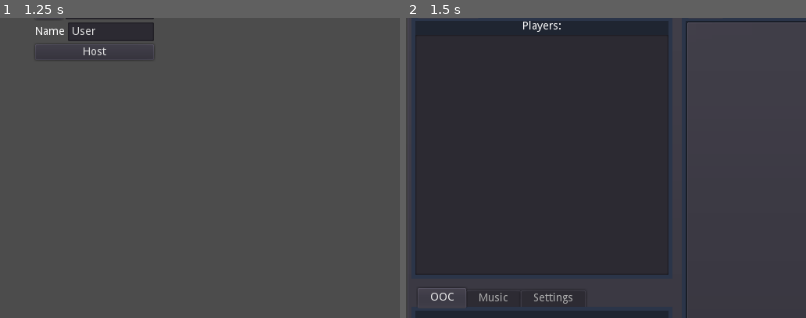
Above: before the commit, frames 1-2 (left to right).
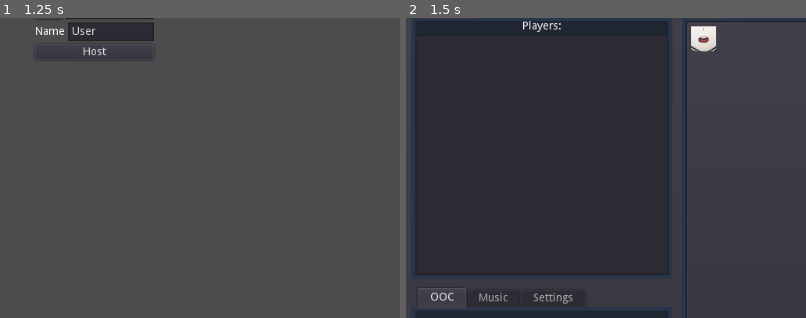
Above: after the commit, the same moments.

Repository: Crystalwarrior/GodotAO
Game: Godot game, scene res://MainMenu.tscn
Same seed, same stepped clock (60 frames per second), same inputs: the game is played once before the commit and once after it. The engine's default icon, where the game draws it, is replaced by a stand-in: a white triangle on a blue panel in a dark square. Sound files missing from this copy of the repository are replaced by a short silence.
Inputs:
- Up to frame 1 (1.25 s): tap Enter at 0.5 s
- Up to frame 2 (1.5 s): click "Host" at 1.25 s
The pictures show only the part of the screen within x 0-50%, y 7-57%; the shares and areas given below are measured in that part.

Frame 1 is identical in both runs. In frame 2, 0.5% of the frame differs, in the area x 71-78%, y 2-12%.
Error in both runs: Unable to iterate on object of type 'Nil'. (res://CharacterMenu.gd:9)

Commit message:
add lipflaps testing do some tests etc.

Diff:
--- a/ChatRoom.gd
+++ b/ChatRoom.gd
@@ -13,7 +13,7 @@
 signal ic_name(nick)
 signal ic_message(msg, color, additive)
 signal ic_logs(msg)
-signal ic_character(resource, stretch)
+signal ic_character(character, resource, stretch)
 signal ic_background(resource)
 signal clients_changed(array)
 signal character_changed(character)
@@ -120,7 +120,7 @@
 		showname = character["name"]
 		var emote = characters.get_char_emote(char_idx, emote_index)
 		if emote:
-			emit_signal("ic_character", emote["file"], emote["stretch"])
+			emit_signal("ic_character", emote, emote["file"], emote["stretch"])
 		else:
 			emit_signal("ic_character", characters.missing, false)
 
--- a/ChatRoom.tscn
+++ b/ChatRoom.tscn
@@ -19,11 +19,12 @@
 [ext_resource path="res://URLBox.gd" type="Script" id=17]
 [ext_resource path="res://Settings.gd" type="Script" id=18]
 [ext_resource path="res://View.gd" type="Script" id=19]
-[ext_resource path="res://Say.gd" type="Script" id=20]
-[ext_resource path="res://res/sounds/blip-female.wav" type="AudioStream" id=21]
-[ext_resource path="res://Options.gd" type="Script" id=22]
-[ext_resource path="res://icon.png" type="Texture" id=23]
-[ext_resource path="res://Emotes.gd" type="Script" id=24]
+[ext_resource path="res://Celestia_1.png" type="Texture" id=20]
+[ext_resource path="res://Say.gd" type="Script" id=21]
+[ext_resource path="res://res/sounds/blip-female.wav" type="AudioStream" id=22]
+[ext_resource path="res://Options.gd" type="Script" id=23]
+[ext_resource path="res://icon.png" type="Texture" id=24]
+[ext_resource path="res://Emotes.gd" type="Script" id=25]
 
 [sub_resource type="StyleBoxFlat" id=1]
 bg_color = Color( 0.0196078, 0.101961, 0.176471, 0.588235 )
@@ -69,7 +70,6 @@
 margin_bottom = 761.0
 
 [node name="Top" type="HBoxContainer" parent="PanelContainer/MainWindow"]
-editor/display_folded = true
 margin_right = 1010.0
 margin_bottom = 20.0
 
@@ -128,6 +128,7 @@
 size_flags_vertical = 3
 
 [node name="Left" type="VSplitContainer" parent="PanelContainer/MainWindow/MainView"]
+editor/display_folded = true
 margin_right = 334.0
 margin_bottom = 730.0
 size_flags_horizontal = 3
@@ -145,7 +146,6 @@
 
 [node name="Players" type="VBoxContainer" parent="PanelContainer/MainWindow/MainView/Left/Info"]
 editor/display_folded = true
-visible = false
 anchor_right = 1.0
 anchor_bottom = 1.0
 margin_left = 5.0
@@ -200,6 +200,7 @@
 selection_enabled = true
 
 [node name="Location" type="VBoxContainer" parent="PanelContainer/MainWindow/MainView/Left/Info"]
+visible = false
 anchor_right = 1.0
 anchor_bottom = 1.0
 margin_left = 5.0
@@ -209,7 +210,6 @@
 script = ExtResource( 14 )
 
 [node name="BackgroundBox" type="HBoxContainer" parent="PanelContainer/MainWindow/MainView/Left/Info/Location"]
-editor/display_folded = true
 margin_right = 324.0
 margin_bottom = 20.0
 
@@ -224,11 +224,10 @@
 margin_right = 324.0
 margin_bottom = 20.0
 size_flags_horizontal = 3
-text = "gay"
+text = "None"
 clip_text = true
 
 [node name="PositionBox" type="HBoxContainer" parent="PanelContainer/MainWindow/MainView/Left/Info/Location"]
-editor/display_folded = true
 margin_top = 24.0
 margin_right = 324.0
 margin_bottom = 44.0
@@ -244,7 +243,7 @@
 margin_right = 324.0
 margin_bottom = 20.0
 size_flags_horizontal = 3
-text = "Haha look at my panty"
+text = "None"
 clip_text = true
 
 [node name="Players2" type="VBoxContainer" parent="PanelContainer/MainWindow/MainView/Left/Info/Location"]
@@ -479,14 +478,12 @@
 ticks_on_borders = true
 
 [node name="Right" type="VSplitContainer" parent="PanelContainer/MainWindow/MainView"]
-editor/display_folded = true
 margin_left = 346.0
 margin_right = 1010.0
 margin_bottom = 730.0
 size_flags_horizontal = 3
 
 [node name="Info3" type="TabContainer" parent="PanelContainer/MainWindow/MainView/Right"]
-editor/display_folded = true
 margin_right = 664.0
 margin_bottom = 528.0
 size_flags_horizontal = 3
@@ -528,6 +525,12 @@
 anchor_bottom = 1.0
 expand = true
 stretch_mode = 6
+
+[node name="flap" type="Sprite" parent="PanelContainer/MainWindow/MainView/Right/Info3/IC/View"]
+texture = ExtResource( 20 )
+centered = false
+vframes = 3
+hframes = 3
 
 [node name="Say" type="VBoxContainer" parent="PanelContainer/MainWindow/MainView/Right/Info3/IC"]
 margin_left = 7.0
@@ -546,7 +549,6 @@
 custom_constants/separation = 0
 
 [node name="Name" type="PanelContainer" parent="PanelContainer/MainWindow/MainView/Right/Info3/IC/Say/Box"]
-editor/display_folded = true
 margin_right = 60.0
 margin_bottom = 28.0
 rect_min_size = Vector2( 60, 28 )
@@ -560,7 +562,6 @@
 margin_bottom = 21.0
 
 [node name="Display" type="Panel" parent="PanelContainer/MainWindow/MainView/Right/Info3/IC/Say/Box"]
-editor/display_folded = true
 margin_top = 28.0
 margin_right = 640.0
 margin_bottom = 138.0
@@ -651,13 +652,12 @@
 margin_right = 654.0
 margin_bottom = 156.0
 size_flags_vertical = 3
-items = [ "Emote", ExtResource( 23 ), false, "Item 1", ExtResource( 23 ), false, "Item 2", ExtResource( 23 ), false, "Item 3", ExtResource( 23 ), false, "Item 4", ExtResource( 23 ), false, "Item 5", ExtResource( 23 ), false, "Item 6", ExtResource( 23 ), false, "Item 7", ExtResource( 23 ), false, "Item 8", ExtResource( 23 ), false, "Item 9", ExtResource( 23 ), false, "Item 10", ExtResource( 23 ), false, "Item 11", ExtResource( 23 ), false, "Item 12", ExtResource( 23 ), false, "Item 13", ExtResource( 23 ), false, "Item 14", ExtResource( 23 ), false ]
+items = [ "Emote", ExtResource( 24 ), false, "Item 1", ExtResource( 24 ), false, "Item 2", ExtResource( 24 ), false, "Item 3", ExtResource( 24 ), false, "Item 4", ExtResource( 24 ), false, "Item 5", ExtResource( 24 ), false, "Item 6", ExtResource( 24 ), false, "Item 7", ExtResource( 24 ), false, "Item 8", ExtResource( 24 ), false, "Item 9", ExtResource( 24 ), false, "Item 10", ExtResource( 24 ), false, "Item 11", ExtResource( 24 ), false, "Item 12", ExtResource( 24 ), false, "Item 13", ExtResource( 24 ), false, "Item 14", ExtResource( 24 ), false ]
 max_columns = 16
 same_column_width = true
 icon_mode = 0
 fixed_icon_size = Vector2( 64, 64 )
-script = ExtResource( 24 )
-
+script = ExtResource( 25 )
 [connection signal="character_changed" from="." to="PanelContainer/MainWindow/MainView/Right/Info4/Emotes/Emotes" method="_on_Main_character_changed"]
 [connection signal="clients_changed" from="." to="PanelContainer/MainWindow/MainView/Left/Info/Players" method="_on_Main_clients_changed"]
 [connection signal="ic_background" from="." to="PanelContainer/MainWindow/MainView/Right/Info3/IC/View" method="_on_Main_ic_background"]
@@ -684,6 +684,7 @@
 [connection signal="value_changed" from="PanelContainer/MainWindow/MainView/Left/Info2/Settings/VolumeSFX/Slider" to="PanelContainer/MainWindow/MainView/Left/Info2/Settings" method="_on_SFX_value_changed"]
 [connection signal="value_changed" from="PanelContainer/MainWindow/MainView/Left/Info2/Settings/VolumeMusic/Slider" to="PanelContainer/MainWindow/MainView/Left/Info2/Settings" method="_on_Music_value_changed"]
 [connection signal="value_changed" from="PanelContainer/MainWindow/MainView/Left/Info2/Settings/TextSpeed/Slider" to="PanelContainer/MainWindow/MainView/Left/Info2/Settings" method="_on_TextSpeed_value_changed"]
+[connection signal="flap" from="PanelContainer/MainWindow/MainView/Right/Info3/IC/Say" to="PanelContainer/MainWindow/MainView/Right/Info3/IC/View" method="_on_Say_flap"]
 [connection signal="message_sent" from="PanelContainer/MainWindow/MainView/Right/Info3/IC/Say" to="." method="send_ic_message"]
 [connection signal="text_entered" from="PanelContainer/MainWindow/MainView/Right/Info3/IC/Say/Input" to="PanelContainer/MainWindow/MainView/Right/Info3/IC/Say" method="_on_Input_text_entered"]
 [connection signal="additive_text" from="PanelContainer/MainWindow/MainView/Right/Info4/Emotes/ScrollContainer/Options" to="." method="_on_Options_additive_text"]
--- /dev/null
+++ b/GraphEdit.gd
@@ -0,0 +1,4 @@
+extends GraphEdit
+
+func _ready():
+	pass
--- a/MainMenu.tscn
+++ b/MainMenu.tscn
@@ -10,6 +10,7 @@
 }
 
 [node name="Login" type="VBoxContainer" parent="."]
+editor/display_folded = true
 margin_left = 45.0
 margin_top = 34.0
 margin_right = 197.0
@@ -56,7 +57,6 @@
 margin_right = 152.0
 margin_bottom = 76.0
 text = "Host"
-
 [connection signal="pressed" from="Login/JoinBox/JoinButton" to="Login" method="_on_JoinButton_pressed"]
 [connection signal="text_changed" from="Login/JoinBox/IPEntry" to="Login" method="_on_IPEntry_text_changed"]
 [connection signal="text_entered" from="Login/JoinBox/IPEntry" to="Login" method="_on_IPEntry_text_entered"]
--- a/Say.gd
+++ b/Say.gd
@@ -7,6 +7,7 @@
 onready var blip: AudioStreamPlayer = $Blip as AudioStreamPlayer
 
 signal message_sent(msg, color)
+signal flap(vis, frame)
 
 var timer = 0.0
 var color: Color = ColorN("white") #Our default typing color
@@ -36,8 +37,34 @@
 	if text.visible_characters != -1 and text.visible_characters < text.get_total_character_count():
 		timer += delta
 		if timer >=  settings.text_speed:
-			if text.text and text.text[text.visible_characters] != " ":
+			var letter: String = text.text[text.visible_characters] as String
+			var pair: String = ""
+			if text.visible_characters+1 < text.get_total_character_count():
+				pair = letter + text.text[text.visible_characters+1] as String
+			if text.text and letter != " ":
 				blip.play()
+
+			if pair.to_lower() in ["th"]:
+				emit_signal("flap", true, 7)
+			elif pair.to_lower() in ["sh", "ch"]:
+				emit_signal("flap", true, 8)
+			elif letter.to_lower() in ["a", "e", "i", "u"]:
+				emit_signal("flap", true, 0)
+			elif letter.to_lower() in ["b", "m", "p"]:
+				emit_signal("flap", true, 1)
+			elif letter.to_lower() in ["c", "g", "s", "z", "x"]:
+				emit_signal("flap", true, 2)
+			elif letter.to_lower() in ["h", "k", "r"]:
+				emit_signal("flap", true, 3)
+			elif letter.to_lower() in ["d", "l", "n", "t", "j"]:
+				emit_signal("flap", true, 4)
+			elif letter.to_lower() in ["o", "q", "y"]:
+				emit_signal("flap", true, 5)
+			elif letter.to_lower() in ["f", "v", "w"]:
+				emit_signal("flap", true, 6)
+			else:
+				emit_signal("flap", false, 0)
+
 			text.visible_characters += 1
 			timer = 0
 
--- a/View.gd
+++ b/View.gd
@@ -2,11 +2,15 @@
 
 onready var bg = $bg
 onready var character = $character
+onready var flap = $flap
+
+var current_emote = null
 
 func _ready():
 	pass
 
-func _on_Main_ic_character(resource, stretch):
+func _on_Main_ic_character(emote, resource, stretch):
+	current_emote = emote
 	character.texture = resource
 	if stretch:
 		character.stretch_mode = TextureRect.STRETCH_SCALE
@@ -15,3 +19,12 @@
 
 func _on_Main_ic_background(resource):
 	bg.texture = resource
+
+func _on_Say_flap(vis, frame):
+	flap.visible = vis
+	if current_emote and current_emote["flap"]:
+		flap.texture = current_emote["flap"]
+		var off = current_emote["flap_offset"].split(" ")
+		off = Vector2(off[0], off[1])
+		flap.offset = off
+	flap.frame = frame
--- a/src/globals/characters.gd
+++ b/src/globals/characters.gd
@@ -75,7 +75,7 @@
 		return
 	for emote in data["emotes"]:
 		for entry in emote.keys():
-			if entry in ["file", "icon"]: #convert it to image from file path
+			if entry in ["file", "icon", "flap"]: #convert it to image from file path
 				var file_path = path.left(path.find_last("/")+1) + emote[entry]
 				var texture: Resource
 				if cache.has(file_path):
Binary file added: Celestia_1.png
Not shown: 4 places in ChatRoom.tscn that only renumber resources
